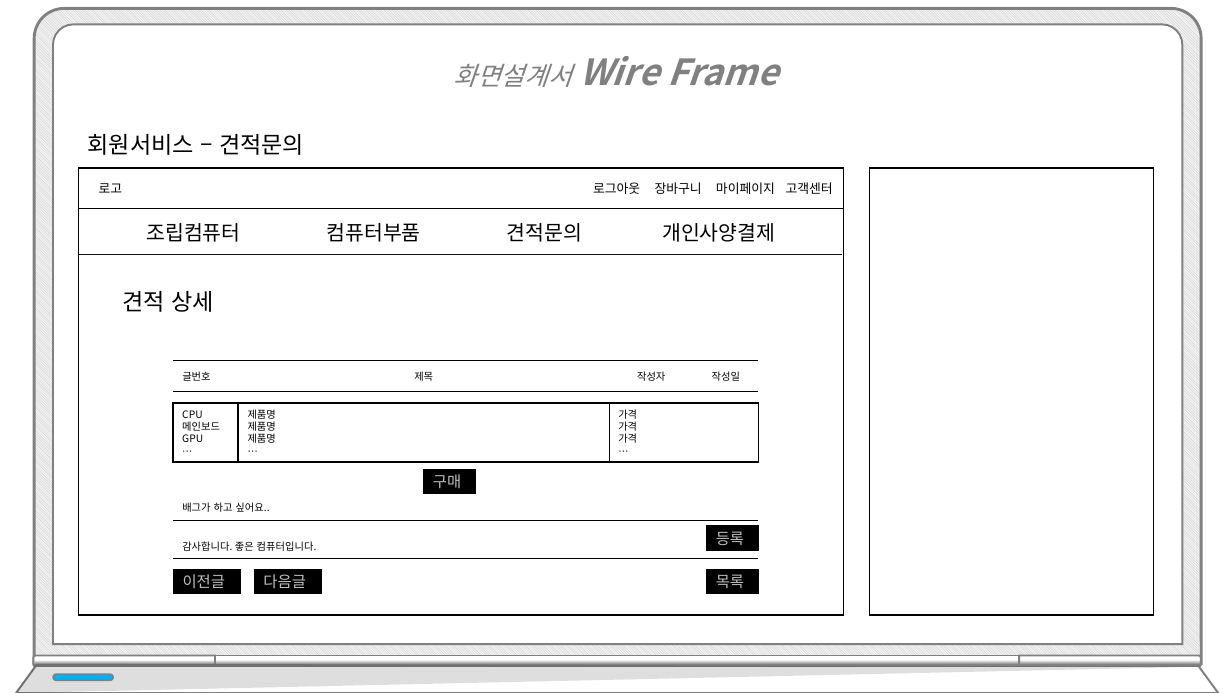
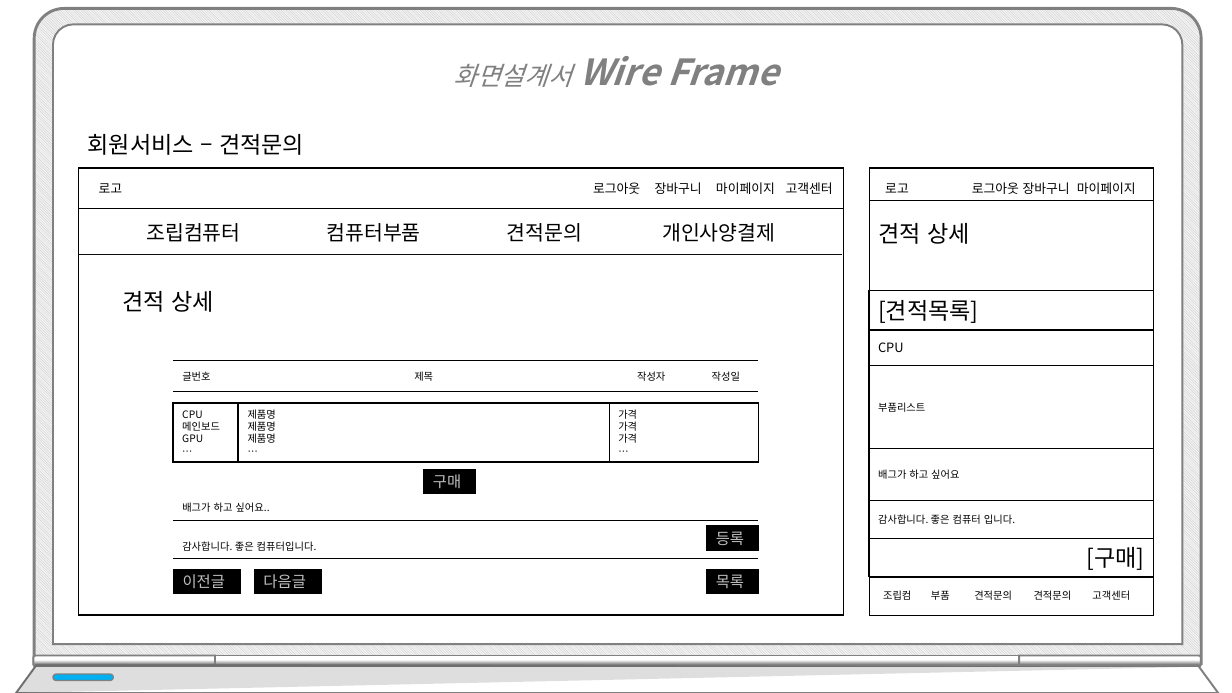
Before and after one commit to hhsw07/ezen-academy-projects, a slide deck: slide 21 of WebContent/hsw/프로젝트5_hsw.pptx (slide 20 before the commit). Drawn at 1232x693 pixels with LibreOffice and Linux fonts; fonts in the diff are those of the drawing; background and template pictures are left out. Boxes give left, top, right and bottom in pixels: in the first picture for what was removed or moved away, otherwise in the second. Text is boxed around its words. In the diff, an @@ line names an element or a change of style, - is before the commit and + after.

```diff
--- a/WebContent/hsw/프로젝트5_hsw.pptx
+++ b/WebContent/hsw/프로젝트5_hsw.pptx
@@ line added from (870, 201) to (1153, 201), #000000 0.5 pt @@
@@ text added at <box>885,183,909,193</box>, 10 pt, text #000000 @@
+로고
@@ text added at <box>972,182,1136,194</box>, 10 pt, text #000000 @@
+로그아웃 장바구니 마이페이지
@@ text added at <box>878,223,970,244</box>, 18 pt, text #000000 @@
+견적 상세
@@ rectangle added at <box>869,290,1153,330</box>, fill #FFFFFF, outline #000000 1 pt, 18 pt, text #000000 @@
+[견적목록]
@@ rectangle added at <box>869,330,1153,365</box>, fill #FFFFFF, outline #000000 1 pt, 10 pt, text #000000 @@
+CPU
@@ rectangle added at <box>869,366,1153,449</box>, fill #FFFFFF, outline #000000 1 pt, 8 pt, text #000000 @@
+부품리스트
@@ rectangle added at <box>869,449,1153,501</box>, fill #FFFFFF, outline #000000 1 pt, 8 pt, text #000000 @@
+배그가 하고 싶어요
@@ rectangle added at <box>869,501,1153,539</box>, fill #FFFFFF, outline #000000 1 pt, 8 pt, text #000000 @@
+감사합니다. 좋은 컴퓨터 입니다.
@@ rectangle added at <box>869,539,1153,578</box>, fill #FFFFFF, outline #000000 1 pt, 18 pt, text #000000 @@
+[구매]
@@ rectangle added at <box>870,577,1154,615</box>, fill #FFFFFF, outline #000000 1 pt @@
@@ text added at <box>883,590,911,600</box>, 8 pt, text #000000 @@
+조립컴
@@ text added at <box>931,590,950,600</box>, 8 pt, text #000000 @@
+부품
@@ text added at <box>974,590,1012,600</box>, 8 pt, text #000000 @@
+견적문의
@@ text added at <box>1034,590,1072,600</box>, 8 pt, text #000000 @@
+견적문의
@@ text added at <box>1092,590,1130,600</box>, 8 pt, text #000000 @@
+고객센터
```
Also in this commit, not shown: 6 other slides changed, 2 slides added, 1 slide removed.
